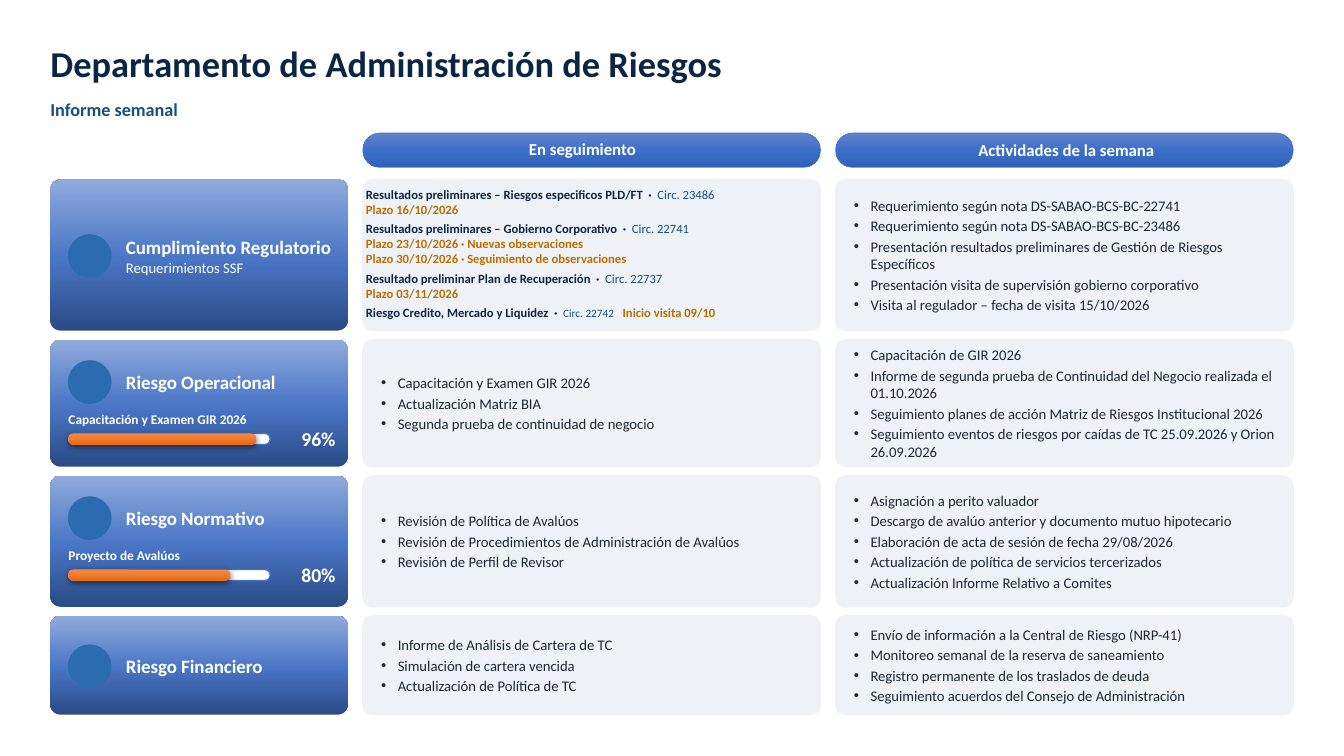
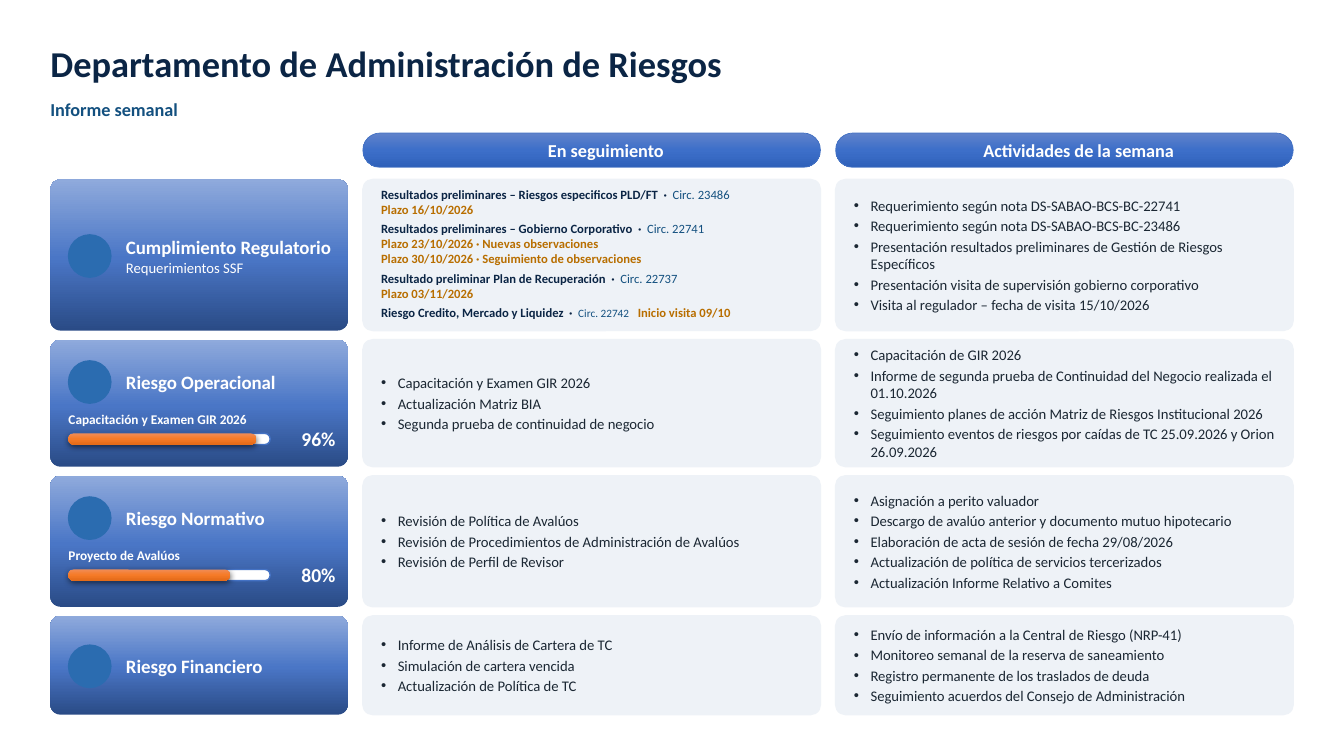
Before and after one commit to menjivar201280/riesgo, a slide deck: slide 1 of resumen-ejecutivo-semanal/presentacion_depto_riesgos.pptx. Drawn at 1344x756 pixels with LibreOffice and Linux fonts; fonts in the diff are those of the drawing; background and template pictures are left out. Boxes give left, top, right and bottom in pixels: in the first picture for what was removed or moved away, otherwise in the second. Text is boxed around its words. In the diff, an @@ line names an element or a change of style, - is before the commit and + after.

```diff
--- a/resumen-ejecutivo-semanal/presentacion_depto_riesgos.pptx
+++ b/resumen-ejecutivo-semanal/presentacion_depto_riesgos.pptx
@@ text "En seguimiento" at <box>548,144,664,160</box>: size 12 to 13 pt @@
@@ text "En seguimiento": place and size @@
-text "En seguimiento" at <box>529,143,636,158</box>
+text "En seguimiento" at <box>548,144,664,160</box>
@@ text "Actividades de la semana" at <box>983,144,1174,157</box>: size 12 to 13 pt @@
@@ text "Resultados preliminares – Riesgos especificos ...": place and size @@
-text "Resultados preliminares – Riesgos especificos ..." at <box>366,190,715,319</box>
+text "Resultados preliminares – Riesgos especificos ..." at <box>381,190,730,319</box>
```
Also in this commit, not shown: 1 other file.
